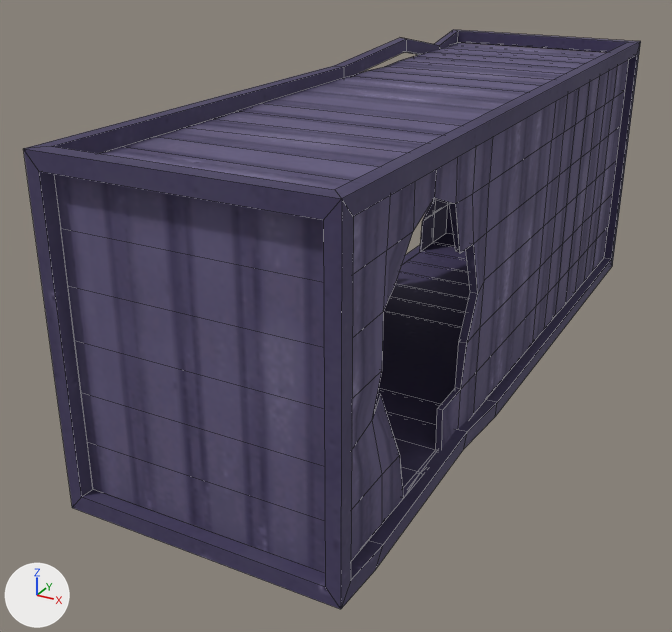
Renders of the FBX model D.lab Project/Assets/Models/Trainz/traincar4.fbx from each side of a commit.
Both versions are drawn from a camera (50 mm lens) standing at (7.93, -18.03, 6.45) and looking at (-1.15, -1.53, -1.8). The axes (+X, +Y, +Z) are drawn at lower left. The lights are the same throughout. Mesh edges are drawn as thin lines. Where no turn or scale is listed for an object, it has been applied to the vertices.
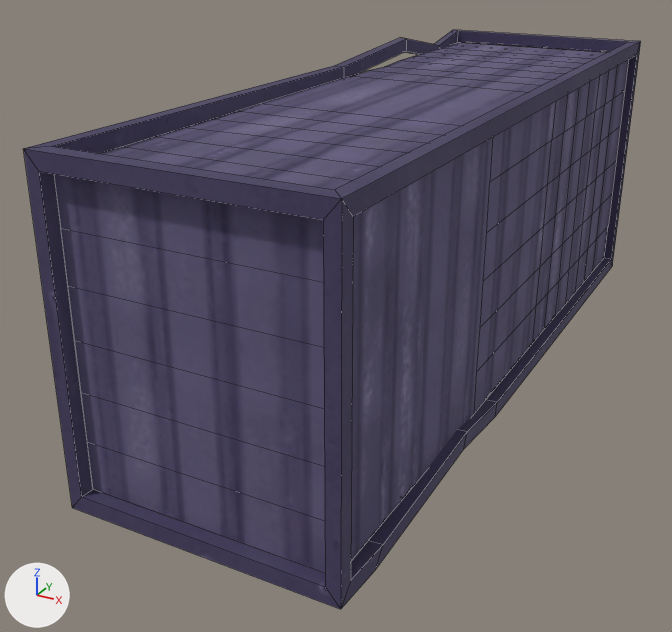
Where the newer file only moved an object's origin or applied its transform, the numbers keep the older frame.

Boxes (x1, y1, x2, y2) around the edits, measured in the pictures (672 x 632 px):
'Cube.004', reshaped (not visible afterwards)
    before: (373, 198, 478, 497)
part 1 of me_cube_006, cut back
    both: (351, 138, 548, 561)
part 2 of me_cube_006, surface changed
    both: (73, 45, 625, 564)
part 3 of me_cube_004, cut back (blue)
    before: (373, 198, 478, 485)
part 4 of me_cube_004, surface changed
    before: (378, 199, 470, 497)

The change, as a diff of the scene's bpy script:
```diff
--- a/D.lab Project/Assets/Models/Trainz/traincar4.fbx.py
+++ b/D.lab Project/Assets/Models/Trainz/traincar4.fbx.py
@@ me_cube_006 @@
 # used by ob_cube_003; location = (0.0, 0.0, 0.0)
-me_cube_006.from_pydata(...)  # 195 vertices, 176 faces; spans x -2.4..2.6, y -8.0..8.0, z -2.9..2.9
+me_cube_006.from_pydata(...)  # 177 vertices, 156 faces; spans x -2.4..2.5, y -8.0..8.0, z -2.9..2.9
+# me_cube_006 part 1
+# 19 vertices are removed from x 2.0..2.6, y -6.6..-2.3, z -2.1..2.3
+# 23 faces are deleted
+# 1 vertex is added at (2.5, -2.4, 0.0)
+# 3 new faces join them
+# me_cube_006 part 2: 153 kept faces spanning x -2.4..2.5, y -8.0..8.0, z -2.9..2.9 get new texture (UV) coordinates
 me_cube_006.materials.append(mat_material_002)
@@ me_cube_004 @@
 # used by ob_cube_004; location = (0.0, 0.0, 0.0)
-me_cube_004.from_pydata(...)  # 233 vertices, 214 faces; spans x -2.4..2.6, y -7.8..7.8, z -2.9..2.9
+me_cube_004.from_pydata(...)  # 200 vertices, 178 faces; spans x -2.4..2.5, y -7.8..7.8, z -2.9..2.9
+# me_cube_004 part 3
+# 34 vertices are removed from x 1.9..2.6, y -6.6..-2.3, z -2.1..2.3
+# 39 faces are deleted
+# 1 vertex is added at (2.4, -2.4, -1.0)
+# 3 new faces join them
+# me_cube_004 part 4: 167 kept faces spanning x -2.4..2.5, y -7.8..7.8, z -2.9..2.9 get new texture (UV) coordinates
 me_cube_004.materials.append(mat_material)
```
